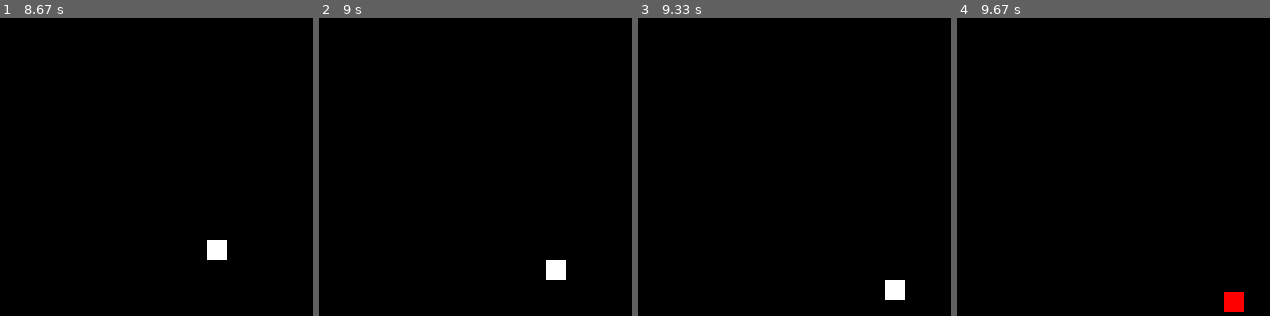
Above: before the commit, frames 1-4 (left to right).
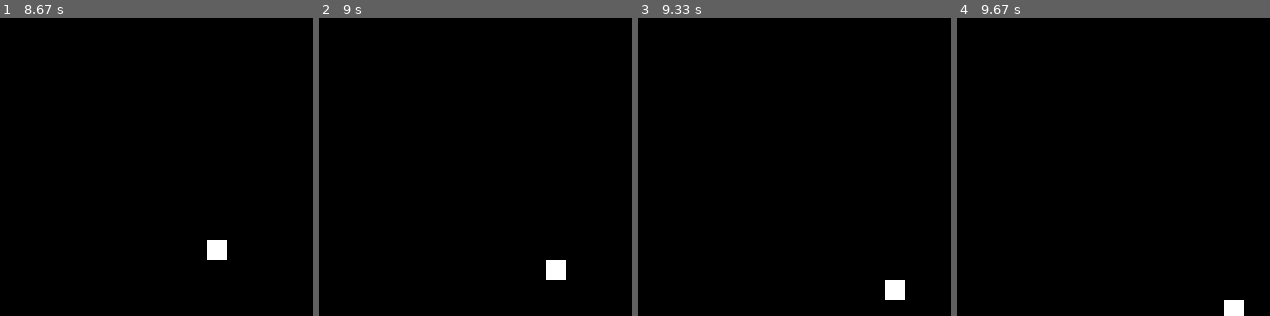
Above: after the commit, the same moments.

Repository: doremifasollasi/goIT_python-marathon-pygame
Game: pygame game, started from main.py
Same seed, same stepped clock (60 frames per second), same inputs: the game is played once before the commit and once after it.
Inputs:
- Up to frame 1 (8.67 s): no input
- Up to frame 2 (9 s): no input
- Up to frame 3 (9.33 s): no input
- Up to frame 4 (9.67 s): no input
The pictures show only the part of the screen within x 50-100%, y 50-100%; the shares and areas given below are measured in that part.

Frames 1-3 are identical in both runs. In frame 4, 0.5% of the frame differs, in the area x 85-92%, y 91-100%.

Commit message:
First step - created ball, added colors

Diff:
--- a/main.py
+++ b/main.py
@@ -7,8 +7,7 @@
 
 BLACK = 0, 0, 0
 WHITE = 255, 255, 255
-RED = 255, 0, 0
-GREEN = 0, 255, 0
+
 
 main_surface = pygame.display.set_mode(screen)
 
@@ -25,13 +24,7 @@
             is_working = False  # pygame.quit()
     ball_rect = ball_rect.move(ball_speed)
 
-    if ball_rect.bottom >= height or ball_rect.top <= 0: # відбивання м'яча від нижньої та верхньої межі
-        ball.fill((RED))
-        ball_speed[1] = -ball_speed[1]
 
-    if ball_rect.right >= width or ball_rect.left <= 0: # відбивання м'яча від лівого та правого краю
-        ball.fill((GREEN))
-        ball_speed[0] = -ball_speed[0]
 
     main_surface.fill(BLACK)
 
